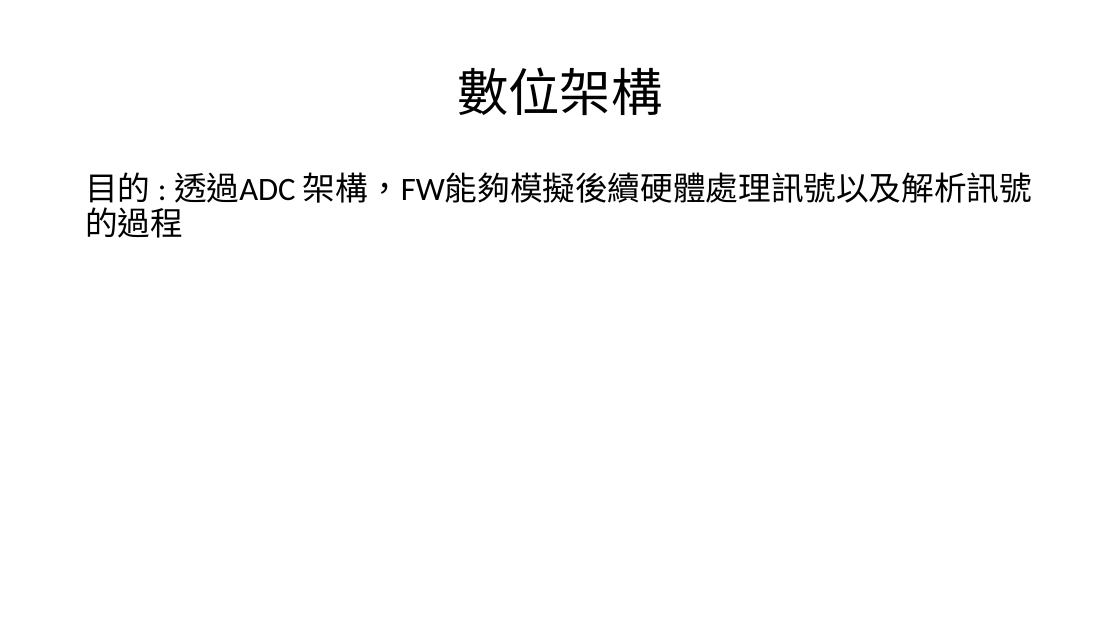
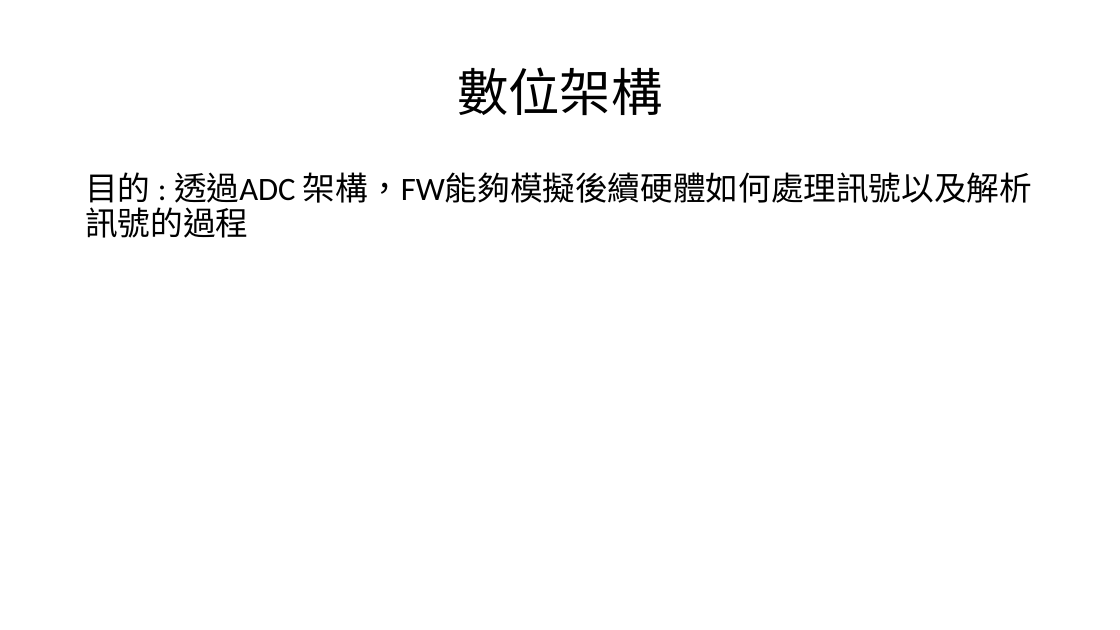
Before and after one commit to a0910281835/Summrary_PDF, a slide deck: slide 28 of Project_Summary_pdf/Project_Summary.pptx. Drawn at 1120x630 pixels with LibreOffice and Linux fonts; fonts in the diff are those of the drawing. Boxes give left, top, right and bottom in pixels: in the first picture for what was removed or moved away, otherwise in the second. Text is boxed around its words. In the diff, an @@ line names an element or a change of style, - is before the commit and + after.

```diff
--- a/Project_Summary_pdf/Project_Summary.pptx
+++ b/Project_Summary_pdf/Project_Summary.pptx
@@ text at (85,172,1032,208): text changed @@
-目的 : 透過ADC 架構，FW能夠模擬後續硬體處理訊號以及解析訊號的過程
+目的 : 透過ADC 架構，FW能夠模擬後續硬體如何處理訊號以及解析訊號的過程
```
Also in this commit, not shown: 2 other slides changed.
